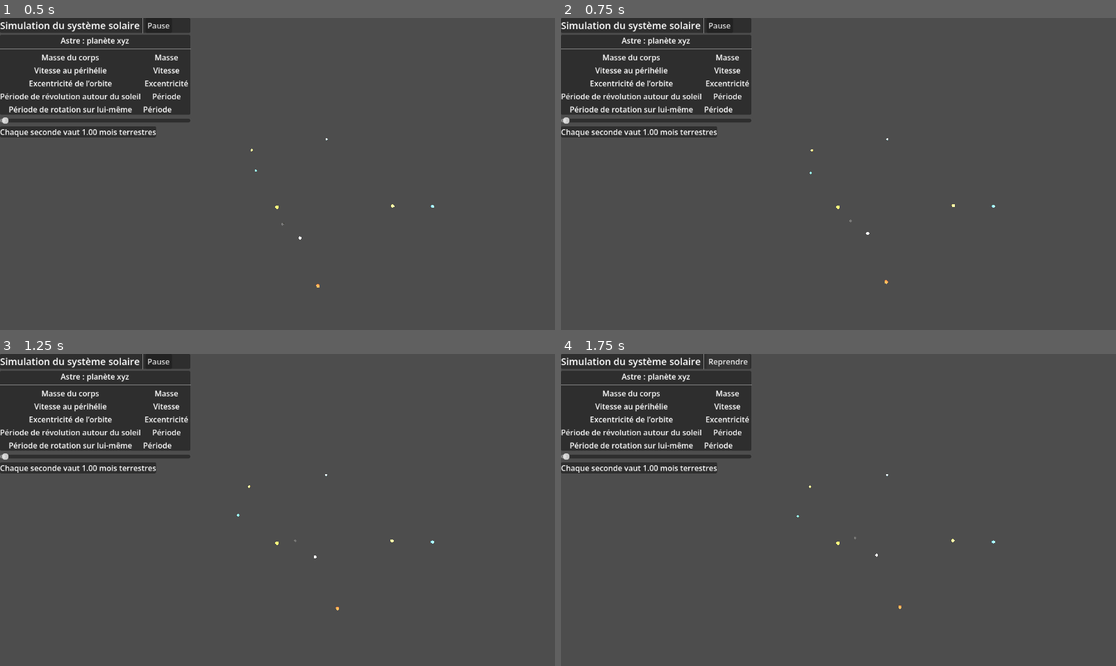
Above: before the commit, frames 1-4 (two rows, left to right).
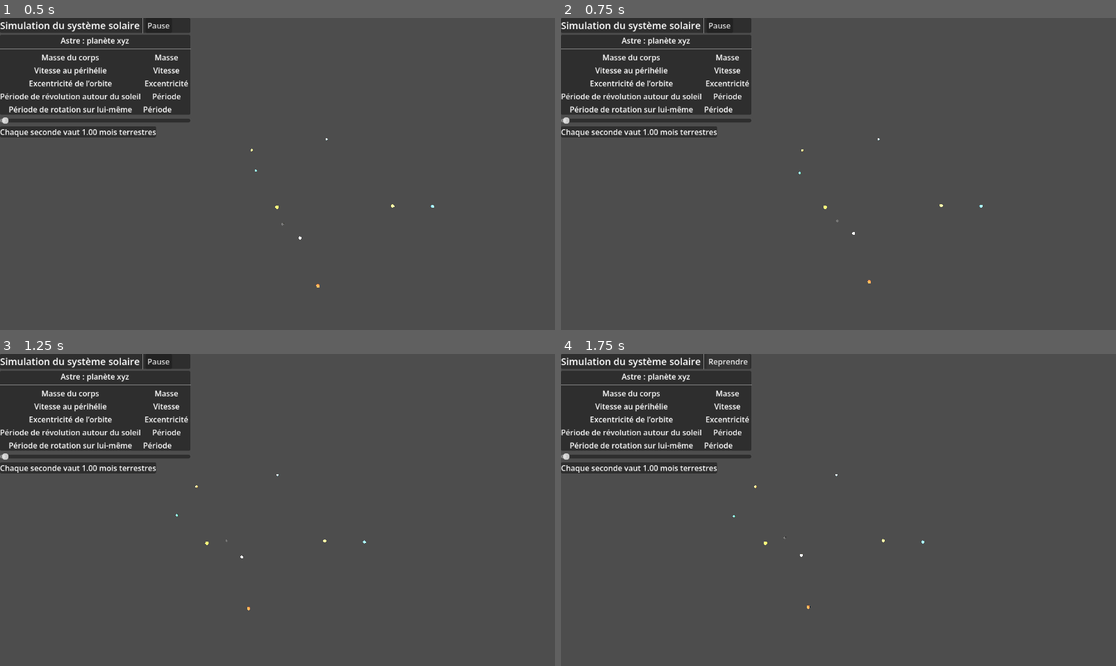
Above: after the commit, the same moments.

Repository: adorion25/Systeme_solaire
Game: Godot game, scene res://node_3d.tscn
Same seed, same stepped clock (60 frames per second), same inputs: the game is played once before the commit and once after it.
Inputs (mouse positions are in pixels of both pictures, inside the frame that each line leads up to):
- Up to frame 1 (0.5 s): no input
- Up to frame 2 (0.75 s): tap Enter at 0.5 s; move the mouse to (960, 158) at 0.52 s; hold D (Droite) from 0.53 s (still down); hold S (Derrière) from 0.53 s (still down); click (960, 158) at 0.67 s
- Up to frame 3 (1.25 s): keep holding D (Droite); keep holding S (Derrière)
- Up to frame 4 (1.75 s): release D (Droite) at 1.25 s; release S (Derrière) at 1.25 s; click "Pause" at 1.25 s

Frame 1 is identical in both runs. In frame 2, less than 0.1% of the frame differs, in the area x 42-79%, y 38-86%; in frame 3, less than 0.1%; in frame 4, less than 0.1%.
Error before the commit: Parse Error: Too few arguments for "is_action_just_released()" call. Expected at least 1 but received 0. (res://camera_3d.gd:15)

Commit message:
Amélioration des inputs

Diff:
--- a/cysstaim-çolèrre/camera_3d.gd
+++ b/cysstaim-çolèrre/camera_3d.gd
@@ -1,27 +1,29 @@
 extends Camera3D
-
-
+var vitesse_deplacement = 2
+var vitesse_rotation = PI/200
 # Called when the node enters the scene tree for the first time.
 func _ready() -> void:
-	pass # Replace with function body.
+	pass
 
 
 # Called every frame. 'delta' is the elapsed time since the previous frame.
 func _process(delta: float) -> void:
-	var vitesse_deplacement = 2
+	vitesse_deplacement += 0.1
+	vitesse_rotation += PI/2000
 	if Input.is_action_pressed("Gauche"):
 		translate_object_local(Vector3.LEFT * vitesse_deplacement)
-		vitesse_deplacement += 0.1
-		if Input.is_action_just_released():
-			vitesse_deplacement = 2
 	elif Input.is_action_pressed("Droite"):
 		translate_object_local(Vector3.RIGHT * vitesse_deplacement)
 	elif Input.is_action_pressed("Devant"):
 		translate_object_local(Vector3.FORWARD * vitesse_deplacement)
 	elif Input.is_action_pressed("Derrière"):
 		translate_object_local(Vector3.BACK * vitesse_deplacement)
-
-	var vitesse_rotation = PI / 100
+	elif Input.is_action_pressed("Haut"):
+		translate(Vector3.UP * vitesse_deplacement)
+	elif Input.is_action_pressed("Bas"):
+		translate(Vector3.DOWN * vitesse_deplacement)
+	else :
+		vitesse_deplacement = 2
 
 	if Input.is_action_pressed("Inclinaison_haut"):
 		rotate_object_local(Vector3.RIGHT, vitesse_rotation)
@@ -31,3 +33,8 @@
 		global_rotate(Vector3.BACK, -vitesse_rotation)
 	elif Input.is_action_pressed("Rotation_gauche"):
 		global_rotate(Vector3.BACK, vitesse_rotation)
+	else :
+		vitesse_rotation = PI/200
+	if Input.is_action_just_pressed("Reset"):
+		position = Vector3(0, -450, 250)
+		rotation = Vector3(7*PI/18, 0, 0)
--- a/cysstaim-çolèrre/node_3d.tscn
+++ b/cysstaim-çolèrre/node_3d.tscn
@@ -25,7 +25,7 @@
 environment = SubResource("Environment_4xowi")
 
 [node name="Camera3D" type="Camera3D" parent="Environment_camera" unique_id=1026225519]
-transform = Transform3D(1, 0, 0, 0, 0.34202014220472515, -0.9396926177061409, 0, 0.9396926177061409, 0.34202014220472515, 0, -450, 250)
+transform = Transform3D(1, 0, 0, 0, 0.34202014220472515, -0.9396926177061408, 0, 0.9396926177061408, 0.34202014220472515, 0, -450, 250)
 script = ExtResource("1_6iypd")
 
 [node name="OmniLight3D" type="OmniLight3D" parent="Environment_camera" unique_id=994336632]
@@ -234,7 +234,7 @@
 Saturne = NodePath("../Saturne")
 Uranus = NodePath("../Uranus")
 Neptune = NodePath(".")
-masse_corps = 1.0199999999999999e+26
+masse_corps = 1.02e+26
 periode = 5210000000.0
 periode_relative = 659.164
 position_initiale = Vector3(4468350000000, 112053000000, -65380800000)
--- a/cysstaim-çolèrre/project.godot
+++ b/cysstaim-çolèrre/project.godot
@@ -12,7 +12,7 @@
 
 config/name="Cysstaim çolèrre"
 run/main_scene="uid://bnpcxbieyarvj"
-config/features=PackedStringArray("4.6", "Forward Plus")
+config/features=PackedStringArray("4.7", "Double Precision", "Forward Plus")
 config/icon="res://icon.svg"
 
 [input]
@@ -62,6 +62,21 @@
 "events": [Object(InputEventMouseButton,"resource_local_to_scene":false,"resource_name":"","device":-1,"window_id":0,"a …(253 unchanged characters)…
 ]
 }
+Haut={
+"deadzone": 0.2,
+"events": [Object(InputEventKey,"resource_local_to_scene":false,"resource_name":"","device":-1,"window_id":0,"alt_pressed":false,"shift_pressed":false,"ctrl_pressed":false,"meta_pressed":false,"pressed":false,"keycode":0,"physical_keycode":32,"key_label":0,"unicode":32,"location":0,"echo":false,"script":null)
+]
+}
+Bas={
+"deadzone": 0.2,
+"events": [Object(InputEventKey,"resource_local_to_scene":false,"resource_name":"","device":-1,"window_id":0,"alt_pressed":false,"shift_pressed":false,"ctrl_pressed":false,"meta_pressed":false,"pressed":false,"keycode":0,"physical_keycode":4194325,"key_label":0,"unicode":0,"location":0,"echo":false,"script":null)
+]
+}
+Reset={
+"deadzone": 0.2,
+"events": [Object(InputEventKey,"resource_local_to_scene":false,"resource_name":"","device":-1,"window_id":0,"alt_pressed":false,"shift_pressed":false,"ctrl_pressed":false,"meta_pressed":false,"pressed":false,"keycode":0,"physical_keycode":82,"key_label":0,"unicode":114,"location":0,"echo":false,"script":null)
+]
+}
 
 [physics]
 
